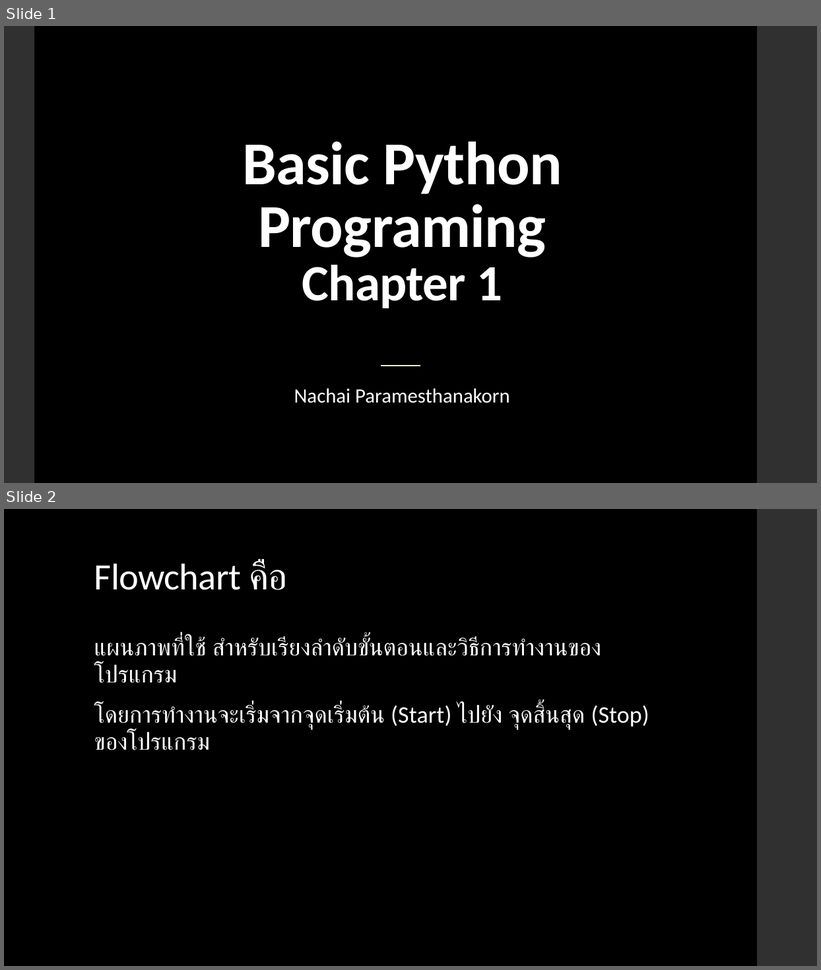
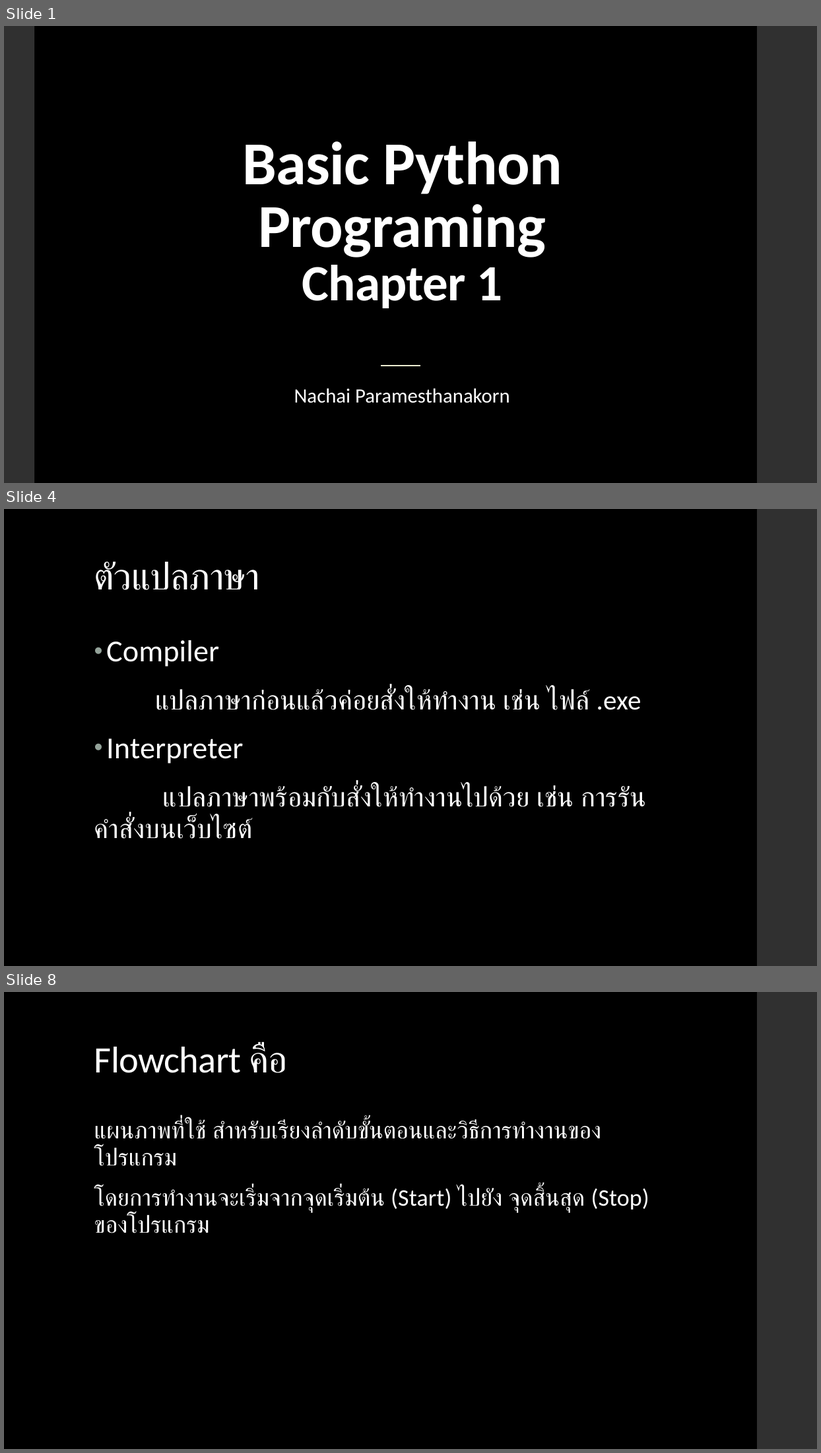
Before and after one commit to NaPryder/Basic-Python-101, a slide deck: Chapter 1/Chapter 1.pptx. Shown one above the other, each under a label of ours: slides 1 and 2 before the commit, slides 1, 4 and 8 after it; the slides between them are not shown. The pictures are 821x970 and 821x1453 pixels, drawn with LibreOffice and Linux fonts; fonts in the diff are those of the drawing. Boxes give left, top, right and bottom in pixels: in the first picture for what was removed or moved away, otherwise in the second. Text is boxed around its words. In the diff, an @@ line names an element or a change of style, - is before the commit and + after.

```diff
--- a/Chapter 1/Chapter 1.pptx
+++ b/Chapter 1/Chapter 1.pptx
@@ slide 4 added at bbox=[4, 509, 817, 966], background #000000; not listed: 1 template element that a slide beside it also shows @@
@@ title added at bbox=[94, 562, 260, 590], 44 pt, text #FFFFFF @@
+ตัวแปลภาษา
@@ text added at bbox=[94, 640, 642, 839], 32 pt, text #FFFFFF @@
+• Compiler
+แปลภาษาก่อนแล้วค่อยสั่งให้ทำงาน เช่น ไฟล์ .exe
+• Interpreter
+แปลภาษาพร้อมกับสั่งให้ทำงานไปด้วย เช่น การรันคำสั่งบนเว็บไซต์
@@ what was slide 2 is now slide 8 @@
```
Also in this commit, not shown: 7 other slides added, 3 other files.
